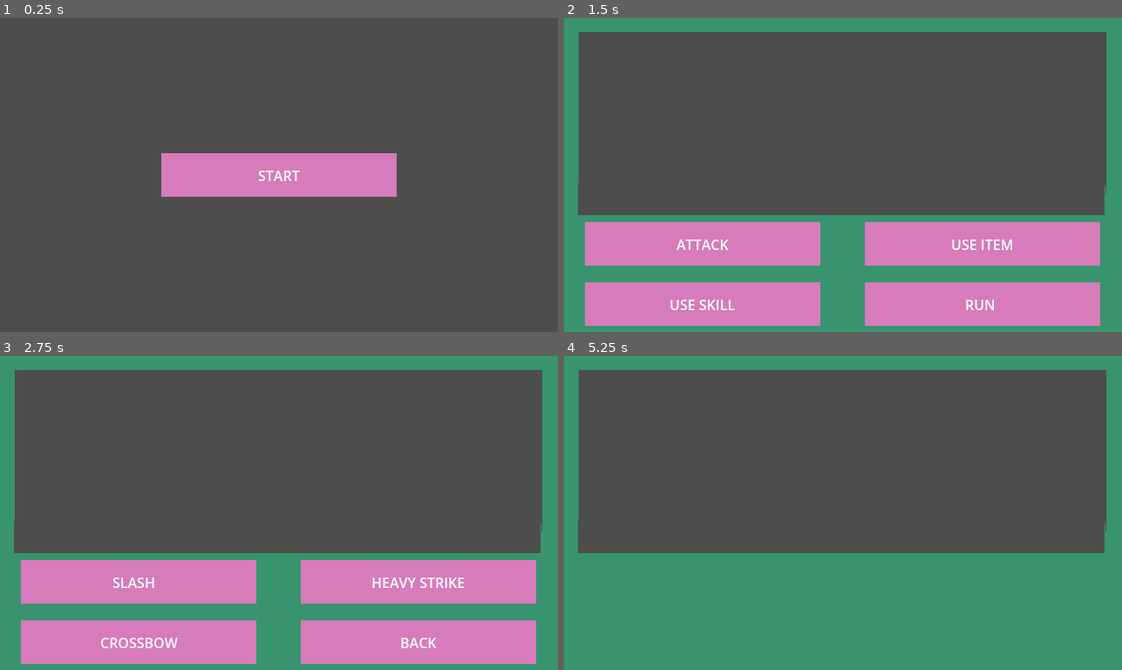
Above: before the commit, frames 1-4 (two rows, left to right).
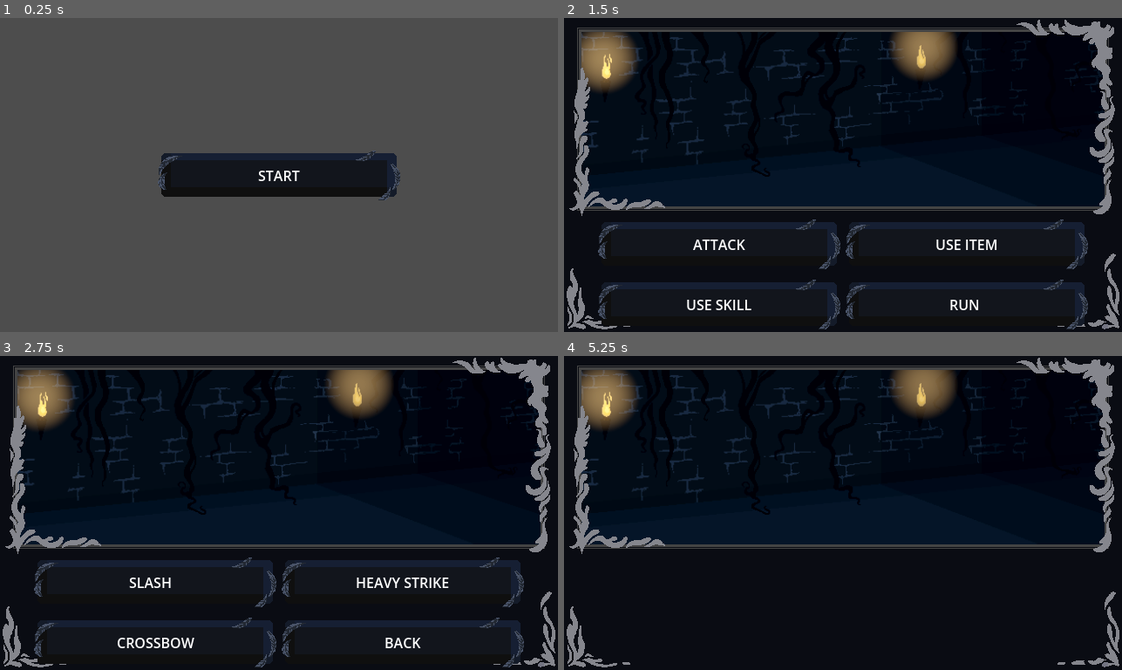
Above: after the commit, the same moments.

Repository: Torchki-Inc/godot-wild-jam-95
Game: Godot game, scene res://scenes/main/main_menu.tscn
Same seed, same stepped clock (60 frames per second), same inputs: the game is played once before the commit and once after it.
Inputs:
- Up to frame 1 (0.25 s): no input
- Up to frame 2 (1.5 s): click "START" at 0.5 s; tap Enter (ui_accept) at 1.25 s; hold D (move_right) from 1.28 s (still down); tap E (interact) at 1.35 s
- Up to frame 3 (2.75 s): tap Enter (ui_accept) at 1.52 s; release D (move_right) at 2 s; click "ATTACK" at 2 s
- Up to frame 4 (5.25 s): click "BACK" at 2.75 s; click "USE ITEM" at 3.5 s; click "POTION" at 4.25 s; click "BOMB" at 5 s

The runs differ from the first frame. In frame 1, 5.9% of the frame differs, in the area x 28-72%, y 42-59%; in frame 2, 99%; in frame 3, 99%; in frame 4, 99%, in the area x 0-100%, y 0-100%.

Commit message:
enemies and scene setup.

Diff:
--- a/wild_game_95/data/encounters/test_encounter.tres
+++ b/wild_game_95/data/encounters/test_encounter.tres
@@ -1,10 +1,12 @@
 [gd_resource type="Resource" script_class="EncounterData" format=3 uid="uid://dtlj670ki8fvs"]
 
 [ext_resource type="Script" uid="uid://0w1pe1fmfvwg" path="res://scripts/battle/enemy_data.gd" id="1_6ce15"]
+[ext_resource type="PackedScene" uid="uid://6ad83o6sbnjq" path="res://scenes/fight/environements/dungeon.tscn" id="1_s3pxy"]
 [ext_resource type="Resource" uid="uid://c5seacpm27u2d" path="res://data/enemies/test_soul.tres" id="2_s3pxy"]
 [ext_resource type="Script" uid="uid://bct0nkfj3elu0" path="res://scripts/battle/encounter_data.gd" id="3_lvd7i"]
 
 [resource]
 script = ExtResource("3_lvd7i")
 enemies = Array[ExtResource("1_6ce15")]([ExtResource("2_s3pxy")])
+battle_environment = ExtResource("1_s3pxy")
 metadata/_custom_type_script = "uid://bct0nkfj3elu0"
--- /dev/null
+++ b/wild_game_95/data/enemies/cursed_soul.tres
@@ -0,0 +1,15 @@
+[gd_resource type="Resource" script_class="EnemyData" format=3 uid="uid://dktuhmuaqvece"]
+
+[ext_resource type="Script" uid="uid://efac4ijlimfd" path="res://scripts/battle/enemy_move_data.gd" id="1_akqoj"]
+[ext_resource type="Resource" uid="uid://bcwn06fgpa102" path="res://data/moves/haunt.tres" id="2_h70wa"]
+[ext_resource type="Resource" uid="uid://d1ibkctmafu61" path="res://data/moves/curse.tres" id="3_5fd32"]
+[ext_resource type="Script" uid="uid://0w1pe1fmfvwg" path="res://scripts/battle/enemy_data.gd" id="3_f7xux"]
+[ext_resource type="Resource" uid="uid://d88ere7b72e4" path="res://data/moves/wail.tres" id="4_n6v40"]
+
+[resource]
+script = ExtResource("3_f7xux")
+display_name = "Cursed Soul"
+max_health = 15
+passive = 1
+moves = Array[ExtResource("1_akqoj")]([ExtResource("2_h70wa"), ExtResource("3_5fd32"), ExtResource("4_n6v40")])
+metadata/_custom_type_script = "uid://0w1pe1fmfvwg"
--- /dev/null
+++ b/wild_game_95/data/enemies/dog.tres
@@ -0,0 +1,14 @@
+[gd_resource type="Resource" script_class="EnemyData" format=3 uid="uid://c8oa2rjpyr67b"]
+
+[ext_resource type="Script" uid="uid://efac4ijlimfd" path="res://scripts/battle/enemy_move_data.gd" id="1_rkpyt"]
+[ext_resource type="Script" uid="uid://0w1pe1fmfvwg" path="res://scripts/battle/enemy_data.gd" id="2_lq68n"]
+[ext_resource type="Resource" uid="uid://dqemky3ii0r0e" path="res://data/moves/bite.tres" id="2_pl3tc"]
+[ext_resource type="Resource" uid="uid://5o4lmmws7qlr" path="res://data/moves/snarl.tres" id="3_j4rvh"]
+
+[resource]
+script = ExtResource("2_lq68n")
+display_name = "Dog"
+max_health = 12
+passive = 2
+moves = Array[ExtResource("1_rkpyt")]([ExtResource("2_pl3tc"), ExtResource("3_j4rvh")])
+metadata/_custom_type_script = "uid://0w1pe1fmfvwg"
--- /dev/null
+++ b/wild_game_95/data/enemies/flesh_amalgamtion.tres
@@ -0,0 +1,14 @@
+[gd_resource type="Resource" script_class="EnemyData" format=3 uid="uid://hxxt5ejakaqk"]
+
+[ext_resource type="Script" uid="uid://efac4ijlimfd" path="res://scripts/battle/enemy_move_data.gd" id="1_v5ujh"]
+[ext_resource type="Resource" uid="uid://drovel1t73v7k" path="res://data/moves/slam.tres" id="2_kwwhs"]
+[ext_resource type="Resource" uid="uid://dxojcvviggr7y" path="res://data/moves/prepare_devour.tres" id="3_v5ujh"]
+[ext_resource type="Script" uid="uid://0w1pe1fmfvwg" path="res://scripts/battle/enemy_data.gd" id="5_sfu5i"]
+
+[resource]
+script = ExtResource("5_sfu5i")
+display_name = "Flesh Amalgamation"
+max_health = 30
+passive = 4
+moves = Array[ExtResource("1_v5ujh")]([ExtResource("2_kwwhs"), ExtResource("3_v5ujh")])
+metadata/_custom_type_script = "uid://0w1pe1fmfvwg"
--- /dev/null
+++ b/wild_game_95/data/enemies/goblin.tres
@@ -0,0 +1,15 @@
+[gd_resource type="Resource" script_class="EnemyData" format=3 uid="uid://b6eq20s4qmvyf"]
+
+[ext_resource type="Script" uid="uid://efac4ijlimfd" path="res://scripts/battle/enemy_move_data.gd" id="1_powyv"]
+[ext_resource type="Resource" uid="uid://6ymwtl1uk3hu" path="res://data/moves/stab.tres" id="2_tsokr"]
+[ext_resource type="Resource" uid="uid://ca5f2ayja4qfl" path="res://data/moves/steal.tres" id="3_nm75t"]
+[ext_resource type="Resource" uid="uid://bh5rbruanrnh2" path="res://data/moves/hide.tres" id="4_h0avr"]
+[ext_resource type="Script" uid="uid://0w1pe1fmfvwg" path="res://scripts/battle/enemy_data.gd" id="4_mdrv5"]
+
+[resource]
+script = ExtResource("4_mdrv5")
+display_name = "Goblin"
+max_health = 18
+passive = 3
+moves = Array[ExtResource("1_powyv")]([ExtResource("2_tsokr"), ExtResource("3_nm75t"), ExtResource("4_h0avr")])
+metadata/_custom_type_script = "uid://0w1pe1fmfvwg"
--- /dev/null
+++ b/wild_game_95/data/moves/bite.tres
@@ -0,0 +1,9 @@
+[gd_resource type="Resource" script_class="EnemyMoveData" format=3 uid="uid://dqemky3ii0r0e"]
+
+[ext_resource type="Script" uid="uid://efac4ijlimfd" path="res://scripts/battle/enemy_move_data.gd" id="1_r1xkl"]
+
+[resource]
+script = ExtResource("1_r1xkl")
+display_name = "Bite"
+damage = 4
+metadata/_custom_type_script = "uid://efac4ijlimfd"
--- /dev/null
+++ b/wild_game_95/data/moves/curse.tres
@@ -0,0 +1,12 @@
+[gd_resource type="Resource" script_class="EnemyMoveData" format=3 uid="uid://d1ibkctmafu61"]
+
+[ext_resource type="Script" uid="uid://efac4ijlimfd" path="res://scripts/battle/enemy_move_data.gd" id="1_rck4k"]
+
+[resource]
+script = ExtResource("1_rck4k")
+display_name = "Curse"
+effect = 1
+damage = 2
+effect_amount = 0.15
+duration_turns = 2
+metadata/_custom_type_script = "uid://efac4ijlimfd"
--- /dev/null
+++ b/wild_game_95/data/moves/devour.tres
@@ -0,0 +1,9 @@
+[gd_resource type="Resource" script_class="EnemyMoveData" format=3 uid="uid://bwewlb1xdi4jv"]
+
+[ext_resource type="Script" uid="uid://efac4ijlimfd" path="res://scripts/battle/enemy_move_data.gd" id="1_a7ijd"]
+
+[resource]
+script = ExtResource("1_a7ijd")
+display_name = "Devour"
+damage = 12
+metadata/_custom_type_script = "uid://efac4ijlimfd"
--- /dev/null
+++ b/wild_game_95/data/moves/hide.tres
@@ -0,0 +1,11 @@
+[gd_resource type="Resource" script_class="EnemyMoveData" format=3 uid="uid://bh5rbruanrnh2"]
+
+[ext_resource type="Script" uid="uid://efac4ijlimfd" path="res://scripts/battle/enemy_move_data.gd" id="1_xsn2y"]
+
+[resource]
+script = ExtResource("1_xsn2y")
+display_name = "Hide"
+effect = 4
+effect_amount = 0.5
+duration_turns = 1
+metadata/_custom_type_script = "uid://efac4ijlimfd"
--- /dev/null
+++ b/wild_game_95/data/moves/prepare_devour.tres
@@ -0,0 +1,11 @@
+[gd_resource type="Resource" script_class="EnemyMoveData" format=3 uid="uid://dxojcvviggr7y"]
+
+[ext_resource type="Script" uid="uid://efac4ijlimfd" path="res://scripts/battle/enemy_move_data.gd" id="1_1cipo"]
+[ext_resource type="Resource" uid="uid://bwewlb1xdi4jv" path="res://data/moves/devour.tres" id="1_iab4k"]
+
+[resource]
+script = ExtResource("1_1cipo")
+display_name = "Prepare devour"
+effect = 5
+follow_up_move = ExtResource("1_iab4k")
+metadata/_custom_type_script = "uid://efac4ijlimfd"
--- /dev/null
+++ b/wild_game_95/data/moves/slam.tres
@@ -0,0 +1,9 @@
+[gd_resource type="Resource" script_class="EnemyMoveData" format=3 uid="uid://drovel1t73v7k"]
+
+[ext_resource type="Script" uid="uid://efac4ijlimfd" path="res://scripts/battle/enemy_move_data.gd" id="1_nlobb"]
+
+[resource]
+script = ExtResource("1_nlobb")
+display_name = "Slam"
+damage = 6
+metadata/_custom_type_script = "uid://efac4ijlimfd"
--- /dev/null
+++ b/wild_game_95/data/moves/snarl.tres
@@ -0,0 +1,10 @@
+[gd_resource type="Resource" script_class="EnemyMoveData" format=3 uid="uid://5o4lmmws7qlr"]
+
+[ext_resource type="Script" uid="uid://efac4ijlimfd" path="res://scripts/battle/enemy_move_data.gd" id="1_60xsa"]
+
+[resource]
+script = ExtResource("1_60xsa")
+display_name = "Snarl"
+effect = 2
+damage_bonus = 2
+metadata/_custom_type_script = "uid://efac4ijlimfd"
--- /dev/null
+++ b/wild_game_95/data/moves/stab.tres
@@ -0,0 +1,9 @@
+[gd_resource type="Resource" script_class="EnemyMoveData" format=3 uid="uid://6ymwtl1uk3hu"]
+
+[ext_resource type="Script" uid="uid://efac4ijlimfd" path="res://scripts/battle/enemy_move_data.gd" id="1_5ojlb"]
+
+[resource]
+script = ExtResource("1_5ojlb")
+display_name = "Stab"
+damage = 3
+metadata/_custom_type_script = "uid://efac4ijlimfd"
--- /dev/null
+++ b/wild_game_95/data/moves/steal.tres
@@ -0,0 +1,9 @@
+[gd_resource type="Resource" script_class="EnemyMoveData" format=3 uid="uid://ca5f2ayja4qfl"]
+
+[ext_resource type="Script" uid="uid://efac4ijlimfd" path="res://scripts/battle/enemy_move_data.gd" id="1_s81wi"]
+
+[resource]
+script = ExtResource("1_s81wi")
+display_name = "Steal"
+effect = 3
+metadata/_custom_type_script = "uid://efac4ijlimfd"
--- /dev/null
+++ b/wild_game_95/data/moves/wail.tres
@@ -0,0 +1,10 @@
+[gd_resource type="Resource" script_class="EnemyMoveData" format=3 uid="uid://d88ere7b72e4"]
+
+[ext_resource type="Script" uid="uid://efac4ijlimfd" path="res://scripts/battle/enemy_move_data.gd" id="1_43dnw"]
+
+[resource]
+script = ExtResource("1_43dnw")
+display_name = "Wail"
+effect = 2
+damage_multiplier = 2.0
+metadata/_custom_type_script = "uid://efac4ijlimfd"
--- /dev/null
+++ b/wild_game_95/scenes/fight/environements/dungeon.tscn
@@ -0,0 +1,36 @@
+[gd_scene format=3 uid="uid://6ad83o6sbnjq"]
+
+[ext_resource type="Texture2D" uid="uid://djn4vtunt3ejc" path="res://assets/backgrounddungeon.png" id="1_oy5wt"]
+[ext_resource type="PackedScene" uid="uid://xooecfudl7cr" path="res://scenes/vfx/torch.tscn" id="2_t1j8a"]
+
+[sub_resource type="Environment" id="Environment_wcnl7"]
+background_mode = 3
+ambient_light_source = 2
+ambient_light_color = Color(1, 1, 1, 1)
+tonemap_mode = 2
+tonemap_exposure = 0.55
+glow_enabled = true
+glow_intensity = 1.24
+glow_strength = 0.41
+glow_blend_mode = 0
+fog_enabled = true
+fog_mode = 1
+fog_density = 1.0
+
+[node name="Dungeon" type="Node3D" unique_id=294443838]
+
+[node name="WorldEnvironment" type="WorldEnvironment" parent="." unique_id=460341275]
+environment = SubResource("Environment_wcnl7")
+
+[node name="Sprite3D" type="Sprite3D" parent="." unique_id=615945116]
+transform = Transform3D(1, 0, 0, 0, 1, 0, 0, 0, 1, 0, 0.65, -2.3)
+gi_mode = 2
+transparent = false
+shaded = true
+texture = ExtResource("1_oy5wt")
+
+[node name="Torch" parent="." unique_id=2093334873 instance=ExtResource("2_t1j8a")]
+transform = Transform3D(1, 0, 0, 0, 1, 0, 0, 0, 1, -2.65, 1.242735, -1.9141257)
+
+[node name="Torch2" parent="." unique_id=1897777427 instance=ExtResource("2_t1j8a")]
+transform = Transform3D(1, 0, 0, 0, 1, 0, 0, 0, 1, 0.94416213, 1.3747989, -1.9141257)
--- a/wild_game_95/scenes/fight/fight_scene.tscn
+++ b/wild_game_95/scenes/fight/fight_scene.tscn
@@ -3,12 +3,12 @@
 [ext_resource type="Script" uid="uid://dd1pfjfpxbdh6" path="res://scenes/fight/fight.gd" id="1_qxmn2"]
 [ext_resource type="Texture2D" uid="uid://bmwt3by7xwf6c" path="res://assets/battle_overlay.png" id="2_2sgx1"]
 [ext_resource type="Texture2D" uid="uid://clk8is2byogge" path="res://assets/battle_button.png" id="3_wcevn"]
+[ext_resource type="Texture2D" uid="uid://dwi3gukbbv2ks" path="res://assets/battle_button_selected.png" id="4_r66f3"]
 
 [node name="Fight" type="Node3D" unique_id=558413241]
 script = ExtResource("1_qxmn2")
 
 [node name="Camera3D" type="Camera3D" parent="." unique_id=1472521781]
-transform = Transform3D(1, 0, 0, 0, 1, 0, 0, 0, 1, 0, 0, 40.499)
 
 [node name="BattleUI" type="CanvasLayer" parent="." unique_id=1781115597]
 
@@ -25,7 +25,6 @@
 texture = ExtResource("2_2sgx1")
 
 [node name="MainButtons" type="GridContainer" parent="BattleUI/Root" unique_id=684442678]
-visible = false
 layout_mode = 1
 anchors_preset = 12
 anchor_top = 1.0
@@ -39,9 +38,11 @@
 
 [node name="Attack" type="TextureButton" parent="BattleUI/Root/MainButtons" unique_id=1362617117]
 layout_mode = 2
-size_flags_horizontal = 6
-size_flags_vertical = 6
-texture_normal = ExtResource("3_wcevn")
+size_flags_horizontal = 10
+size_flags_vertical = 6
+texture_normal = ExtResource("3_wcevn")
+texture_pressed = ExtResource("4_r66f3")
+texture_hover = ExtResource("4_r66f3")
 
 [node name="Label" type="Label" parent="BattleUI/Root/MainButtons/Attack" unique_id=146017291]
 layout_mode = 1
@@ -60,9 +61,11 @@
 
 [node name="Item" type="TextureButton" parent="BattleUI/Root/MainButtons" unique_id=1692229795]
 layout_mode = 2
-size_flags_horizontal = 6
-size_flags_vertical = 6
-texture_normal = ExtResource("3_wcevn")
+size_flags_horizontal = 2
+size_flags_vertical = 6
+texture_normal = ExtResource("3_wcevn")
+texture_pressed = ExtResource("4_r66f3")
+texture_hover = ExtResource("4_r66f3")
 
 [node name="Label" type="Label" parent="BattleUI/Root/MainButtons/Item" unique_id=685212206]
 layout_mode = 1
@@ -81,9 +84,11 @@
 
 [node name="Skill" type="TextureButton" parent="BattleUI/Root/MainButtons" unique_id=47383889]
 layout_mode = 2
-size_flags_horizontal = 6
-size_flags_vertical = 6
-texture_normal = ExtResource("3_wcevn")
+size_flags_horizontal = 10
+size_flags_vertical = 6
+texture_normal = ExtResource("3_wcevn")
+texture_pressed = ExtResource("4_r66f3")
+texture_hover = ExtResource("4_r66f3")
 
 [node name="Label" type="Label" parent="BattleUI/Root/MainButtons/Skill" unique_id=170388976]
 layout_mode = 1
@@ -102,9 +107,11 @@
 
 [node name="Run" type="TextureButton" parent="BattleUI/Root/MainButtons" unique_id=1364729401]
 layout_mode = 2
-size_flags_horizontal = 6
-size_flags_vertical = 6
-texture_normal = ExtResource("3_wcevn")
+size_flags_horizontal = 2
+size_flags_vertical = 6
+texture_normal = ExtResource("3_wcevn")
+texture_pressed = ExtResource("4_r66f3")
+texture_hover = ExtResource("4_r66f3")
 
 [node name="Label" type="Label" parent="BattleUI/Root/MainButtons/Run" unique_id=777595942]
 layout_mode = 1
@@ -136,9 +143,11 @@
 
 [node name="Attack1" type="TextureButton" parent="BattleUI/Root/AttackButtons" unique_id=1745128615]
 layout_mode = 2
-size_flags_horizontal = 6
-size_flags_vertical = 6
-texture_normal = ExtResource("3_wcevn")
+size_flags_horizontal = 10
+size_flags_vertical = 6
+texture_normal = ExtResource("3_wcevn")
+texture_pressed = ExtResource("4_r66f3")
+texture_hover = ExtResource("4_r66f3")
 
 [node name="Label" type="Label" parent="BattleUI/Root/AttackButtons/Attack1" unique_id=390628600]
 layout_mode = 1
@@ -157,9 +166,11 @@
 
 [node name="Attack2" type="TextureButton" parent="BattleUI/Root/AttackButtons" unique_id=167474289]
 layout_mode = 2
-size_flags_horizontal = 6
-size_flags_vertical = 6
-texture_normal = ExtResource("3_wcevn")
+size_flags_horizontal = 2
+size_flags_vertical = 6
+texture_normal = ExtResource("3_wcevn")
+texture_pressed = ExtResource("4_r66f3")
+texture_hover = ExtResource("4_r66f3")
 
 [node name="Label" type="Label" parent="BattleUI/Root/AttackButtons/Attack2" unique_id=1149886176]
 layout_mode = 1
@@ -178,9 +189,11 @@
 
 [node name="Attack3" type="TextureButton" parent="BattleUI/Root/AttackButtons" unique_id=107532705]
 layout_mode = 2
-size_flags_horizontal = 6
-size_flags_vertical = 6
-texture_normal = ExtResource("3_wcevn")
+size_flags_horizontal = 10
+size_flags_vertical = 6
+texture_normal = ExtResource("3_wcevn")
+texture_pressed = ExtResource("4_r66f3")
+texture_hover = ExtResource("4_r66f3")
 
 [node name="Label" type="Label" parent="BattleUI/Root/AttackButtons/Attack3" unique_id=1514142895]
 layout_mode = 1
@@ -199,9 +212,11 @@
 
 [node name="Back" type="TextureButton" parent="BattleUI/Root/AttackButtons" unique_id=807218081]
 layout_mode = 2
-size_flags_horizontal = 6
-size_flags_vertical = 6
-texture_normal = ExtResource("3_wcevn")
+size_flags_horizontal = 2
+size_flags_vertical = 6
+texture_normal = ExtResource("3_wcevn")
+texture_pressed = ExtResource("4_r66f3")
+texture_hover = ExtResource("4_r66f3")
 
 [node name="Label" type="Label" parent="BattleUI/Root/AttackButtons/Back" unique_id=587318004]
 layout_mode = 1
@@ -233,9 +248,11 @@
 
 [node name="Skill1" type="TextureButton" parent="BattleUI/Root/SkillButtons" unique_id=184562044]
 layout_mode = 2
-size_flags_horizontal = 6
-size_flags_vertical = 6
-texture_normal = ExtResource("3_wcevn")
+size_flags_horizontal = 10
+size_flags_vertical = 6
+texture_normal = ExtResource("3_wcevn")
+texture_pressed = ExtResource("4_r66f3")
+texture_hover = ExtResource("4_r66f3")
 
 [node name="Label" type="Label" parent="BattleUI/Root/SkillButtons/Skill1" unique_id=630631504]
 layout_mode = 1
@@ -254,9 +271,11 @@
 
 [node name="Skill2" type="TextureButton" parent="BattleUI/Root/SkillButtons" unique_id=38143659]
 layout_mode = 2
-size_flags_horizontal = 6
-size_flags_vertical = 6
-texture_normal = ExtResource("3_wcevn")
+size_flags_horizontal = 2
+size_flags_vertical = 6
+texture_normal = ExtResource("3_wcevn")
+texture_pressed = ExtResource("4_r66f3")
+texture_hover = ExtResource("4_r66f3")
 
 [node name="Label" type="Label" parent="BattleUI/Root/SkillButtons/Skill2" unique_id=621953070]
 layout_mode = 1
@@ -275,9 +294,11 @@
 
 [node name="Back" type="TextureButton" parent="BattleUI/Root/SkillButtons" unique_id=656234735]
 layout_mode = 2
-size_flags_horizontal = 6
-size_flags_vertical = 6
-texture_normal = ExtResource("3_wcevn")
+size_flags_horizontal = 10
+size_flags_vertical = 6
+texture_normal = ExtResource("3_wcevn")
+texture_pressed = ExtResource("4_r66f3")
+texture_hover = ExtResource("4_r66f3")
 
 [node name="Label" type="Label" parent="BattleUI/Root/SkillButtons/Back" unique_id=939348514]
 layout_mode = 1
@@ -309,9 +330,11 @@
 
 [node name="Item1" type="TextureButton" parent="BattleUI/Root/ItemButtons" unique_id=1523162478]
 layout_mode = 2
-size_flags_horizontal = 6
-size_flags_vertical = 6
-texture_normal = ExtResource("3_wcevn")
+size_flags_horizontal = 10
+size_flags_vertical = 6
+texture_normal = ExtResource("3_wcevn")
+texture_pressed = ExtResource("4_r66f3")
+texture_hover = ExtResource("4_r66f3")
 
 [node name="Label" type="Label" parent="BattleUI/Root/ItemButtons/Item1" unique_id=638298710]
 layout_mode = 1
@@ -330,9 +353,11 @@
 
 [node name="Item2" type="TextureButton" parent="BattleUI/Root/ItemButtons" unique_id=647319029]
 layout_mode = 2
-size_flags_horizontal = 6
-size_flags_vertical = 6
-texture_normal = ExtResource("3_wcevn")
+size_flags_horizontal = 2
+size_flags_vertical = 6
+texture_normal = ExtResource("3_wcevn")
+texture_pressed = ExtResource("4_r66f3")
+texture_hover = ExtResource("4_r66f3")
 
 [node name="Label" type="Label" parent="BattleUI/Root/ItemButtons/Item2" unique_id=1803189896]
 layout_mode = 1
@@ -351,9 +376,11 @@
 
 [node name="Item3" type="TextureButton" parent="BattleUI/Root/ItemButtons" unique_id=1726334196]
 layout_mode = 2
-size_flags_horizontal = 6
-size_flags_vertical = 6
-texture_normal = ExtResource("3_wcevn")
+size_flags_horizontal = 10
+size_flags_vertical = 6
+texture_normal = ExtResource("3_wcevn")
+texture_pressed = ExtResource("4_r66f3")
+texture_hover = ExtResource("4_r66f3")
 
 [node name="Label" type="Label" parent="BattleUI/Root/ItemButtons/Item3" unique_id=722065100]
 layout_mode = 1
@@ -372,9 +399,11 @@
 
 [node name="Back" type="TextureButton" parent="BattleUI/Root/ItemButtons" unique_id=1250494882]
 layout_mode = 2
-size_flags_horizontal = 6
-size_flags_vertical = 6
-texture_normal = ExtResource("3_wcevn")
+size_flags_horizontal = 2
+size_flags_vertical = 6
+texture_normal = ExtResource("3_wcevn")
+texture_pressed = ExtResource("4_r66f3")
+texture_hover = ExtResource("4_r66f3")
 
 [node name="Label" type="Label" parent="BattleUI/Root/ItemButtons/Back" unique_id=1882794054]
 layout_mode = 1
@@ -392,6 +421,7 @@
 text = "BACK"
 
 [node name="TargetButtons" type="GridContainer" parent="BattleUI/Root" unique_id=2088419708]
+visible = false
 layout_mode = 1
 anchors_preset = 12
 anchor_top = 1.0
@@ -405,9 +435,11 @@
 
 [node name="Target0" type="TextureButton" parent="BattleUI/Root/TargetButtons" unique_id=2029505220]
 layout_mode = 2
-size_flags_horizontal = 6
-size_flags_vertical = 6
-texture_normal = ExtResource("3_wcevn")
+size_flags_horizontal = 10
+size_flags_vertical = 6
+texture_normal = ExtResource("3_wcevn")
+texture_pressed = ExtResource("4_r66f3")
+texture_hover = ExtResource("4_r66f3")
 
 [node name="Label" type="Label" parent="BattleUI/Root/TargetButtons/Target0" unique_id=1448634093]
 layout_mode = 1
@@ -425,9 +457,11 @@
 
 [node name="Target1" type="TextureButton" parent="BattleUI/Root/TargetButtons" unique_id=740268427]
 layout_mode = 2
-size_flags_horizontal = 6
-size_flags_vertical = 6
-texture_normal = ExtResource("3_wcevn")
+size_flags_horizontal = 2
+size_flags_vertical = 6
+texture_normal = ExtResource("3_wcevn")
+texture_pressed = ExtResource("4_r66f3")
+texture_hover = ExtResource("4_r66f3")
 
 [node name="Label" type="Label" parent="BattleUI/Root/TargetButtons/Target1" unique_id=864781642]
 layout_mode = 1
@@ -445,9 +479,11 @@
 
 [node name="Target2" type="TextureButton" parent="BattleUI/Root/TargetButtons" unique_id=1992300293]
 layout_mode = 2
-size_flags_horizontal = 6
-size_flags_vertical = 6
-texture_normal = ExtResource("3_wcevn")
+size_flags_horizontal = 10
+size_flags_vertical = 6
+texture_normal = ExtResource("3_wcevn")
+texture_pressed = ExtResource("4_r66f3")
+texture_hover = ExtResource("4_r66f3")
 
 [node name="Label" type="Label" parent="BattleUI/Root/TargetButtons/Target2" unique_id=114853397]
 layout_mode = 1
@@ -465,9 +501,11 @@
 
 [node name="TargetBack" type="TextureButton" parent="BattleUI/Root/TargetButtons" unique_id=618712969]
 layout_mode = 2
-size_flags_horizontal = 6
-size_flags_vertical = 6
-texture_normal = ExtResource("3_wcevn")
+size_flags_horizontal = 2
+size_flags_vertical = 6
+texture_normal = ExtResource("3_wcevn")
+texture_pressed = ExtResource("4_r66f3")
+texture_hover = ExtResource("4_r66f3")
 
 [node name="Label" type="Label" parent="BattleUI/Root/TargetButtons/TargetBack" unique_id=204143402]
 layout_mode = 1
@@ -482,7 +520,6 @@
 offset_bottom = 11.5
 grow_horizontal = 2
 grow_vertical = 2
-text = "BACK"
 
 [node name="EnemySlots" type="Node3D" parent="." unique_id=204100950]
 
--- /dev/null
+++ b/wild_game_95/scenes/vfx/torch.gd
@@ -0,0 +1,27 @@
+extends Node3D
+
+@export var base_light_energy := 3.0
+@export var light_flicker := 0.45
+
+@export var flicker_speed := 7.0
+
+@onready var light: OmniLight3D = $OmniLight3D
+
+var noise := FastNoiseLite.new()
+var time_offset := 0.0
+
+
+func _ready() -> void:
+	noise.noise_type = FastNoiseLite.TYPE_SIMPLEX_SMOOTH
+	noise.frequency = 0.65
+
+	time_offset = randf_range(0.0, 100.0)
+
+
+func _process(_delta: float) -> void:
+	var time := Time.get_ticks_msec() * 0.001
+	var value := noise.get_noise_1d(
+		(time + time_offset) * flicker_speed
+	)
+
+	light.light_energy = base_light_energy + value * light_flicker
--- /dev/null
+++ b/wild_game_95/scenes/vfx/torch.tscn
@@ -0,0 +1,21 @@
+[gd_scene format=3 uid="uid://xooecfudl7cr"]
+
+[ext_resource type="Script" uid="uid://bfbou4q1b5uhl" path="res://scenes/vfx/torch.gd" id="1_85w40"]
+
+[node name="Torch" type="Node3D" unique_id=2093334873]
+script = ExtResource("1_85w40")
+light_flicker = 1.0
+flicker_speed = 2.0
+
+[node name="OmniLight3D" type="OmniLight3D" parent="." unique_id=145989001]
+transform = Transform3D(1, 0, 0, 0, 1, 0, 0, 0, 1, -0.039415836, 0.06695199, 0)
+light_color = Color(0.7764706, 0.62352943, 0.4, 1)
+light_energy = 1.396
+light_indirect_energy = 2.501
+light_volumetric_fog_energy = 10.249
+light_size = 0.4
+light_specular = 4.956
+light_bake_mode = 0
+distance_fade_begin = 0.0
+omni_range = 0.567
+omni_shadow_mode = 0
Binary file added: wild_game_95/assets/backgroundchapel.png
Not shown, added: wild_game_95/assets/backgroundchapel.png.import
Binary file added: wild_game_95/assets/backgrounddungeon.png
Not shown, added: wild_game_95/assets/backgrounddungeon.png.import
Binary file changed: wild_game_95/assets/battle_button.png
Binary file added: wild_game_95/assets/battle_button_selected.png
Not shown, added: wild_game_95/assets/battle_button_selected.png.import
Binary file changed: wild_game_95/assets/battle_overlay.png
Not shown, added: wild_game_95/scenes/vfx/torch.gd.uid
